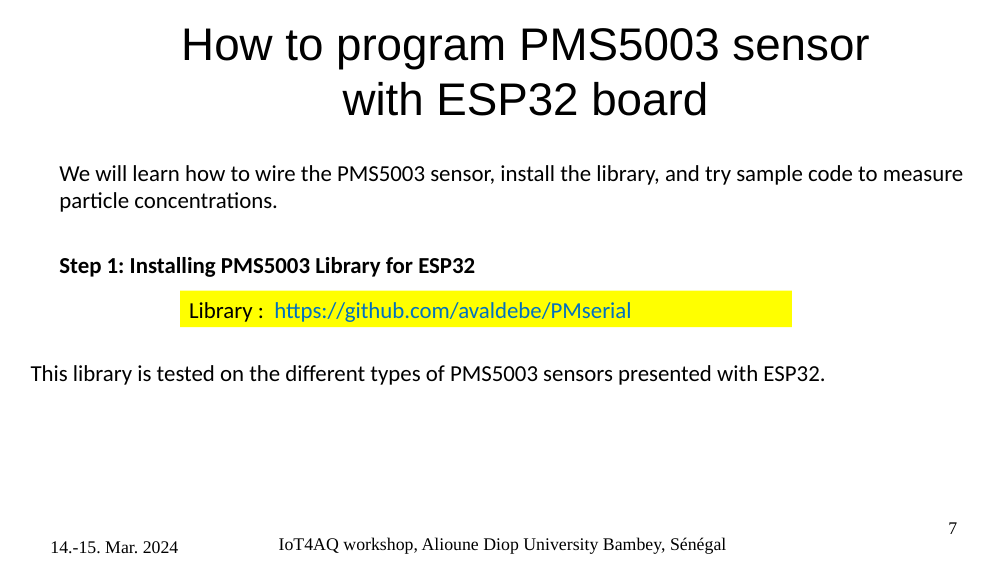
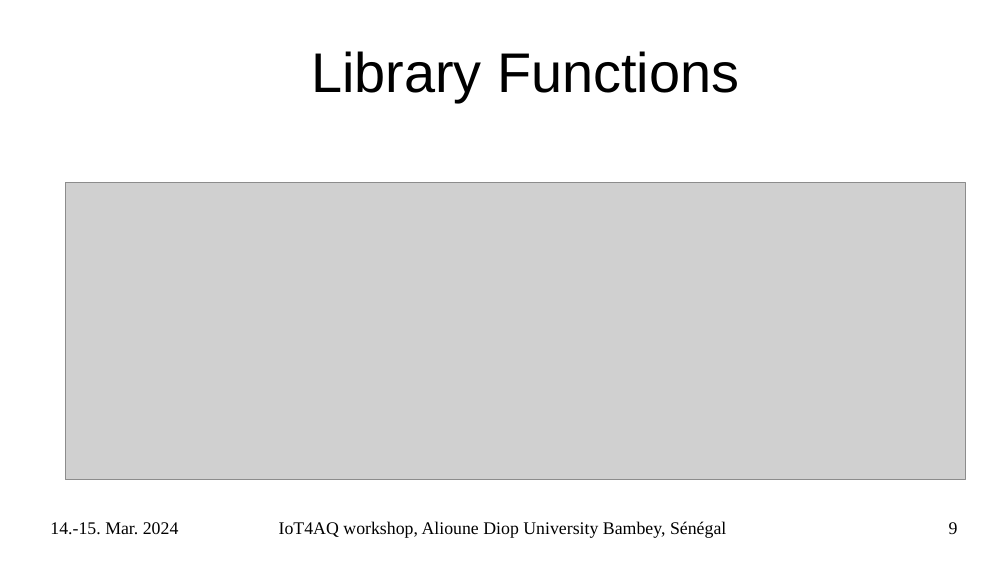
Before and after one commit to uraich/IoT4AQ, a slide deck: slide 9 of workshop/slides/IoT4AQ_PMS5003.pptx (slide 7 before the commit). Drawn at 1008x567 pixels with LibreOffice and Linux fonts; fonts in the diff are those of the drawing; grey boxes stand for pictures; background and template pictures are left out. Boxes give left, top, right and bottom in pixels: in the first picture for what was removed or moved away, otherwise in the second. Text is boxed around its words. In the diff, an @@ line names an element or a change of style, - is before the commit and + after.

```diff
--- a/workshop/slides/IoT4AQ_PMS5003.pptx
+++ b/workshop/slides/IoT4AQ_PMS5003.pptx
@@ title at [311,51,739,102]: text changed; size 36 to 44 pt @@
-How to program PMS5003 sensor with ESP32 board
+Library Functions
@@ text removed at [59,165,964,212] @@
-We will learn how to wire the PMS5003 sensor, install the library, and try sample code to measure particle concentrations.
@@ picture added at [65,183,965,480] @@
@@ text removed at [59,257,475,277] @@
-Step 1: Installing PMS5003 Library for ESP32
@@ rectangle removed at [180,291,792,327] @@
-Library : https://github.com/avaldebe/PMserial
@@ text removed at [31,365,825,385] @@
-This library is tested on the different types of PMS5003 sensors presented with ESP32.
@@ text "14.-15. Mar. 2024": place and size @@
-text "14.-15. Mar. 2024" at [50,541,179,554]
+text "14.-15. Mar. 2024" at [50,522,179,535]
@@ text "IoT4AQ workshop, Alioune Diop University ...": place and size @@
-text "IoT4AQ workshop, Alioune Diop University ..." at [279,537,726,554]
+text "IoT4AQ workshop, Alioune Diop University ..." at [279,521,726,538]
@@ page number at [949,522,958,534]: text changed @@
-7
+9
```
Also in this commit, not shown: 3 other slides changed, 6 slides added, 5 slides removed, 13 other files.
